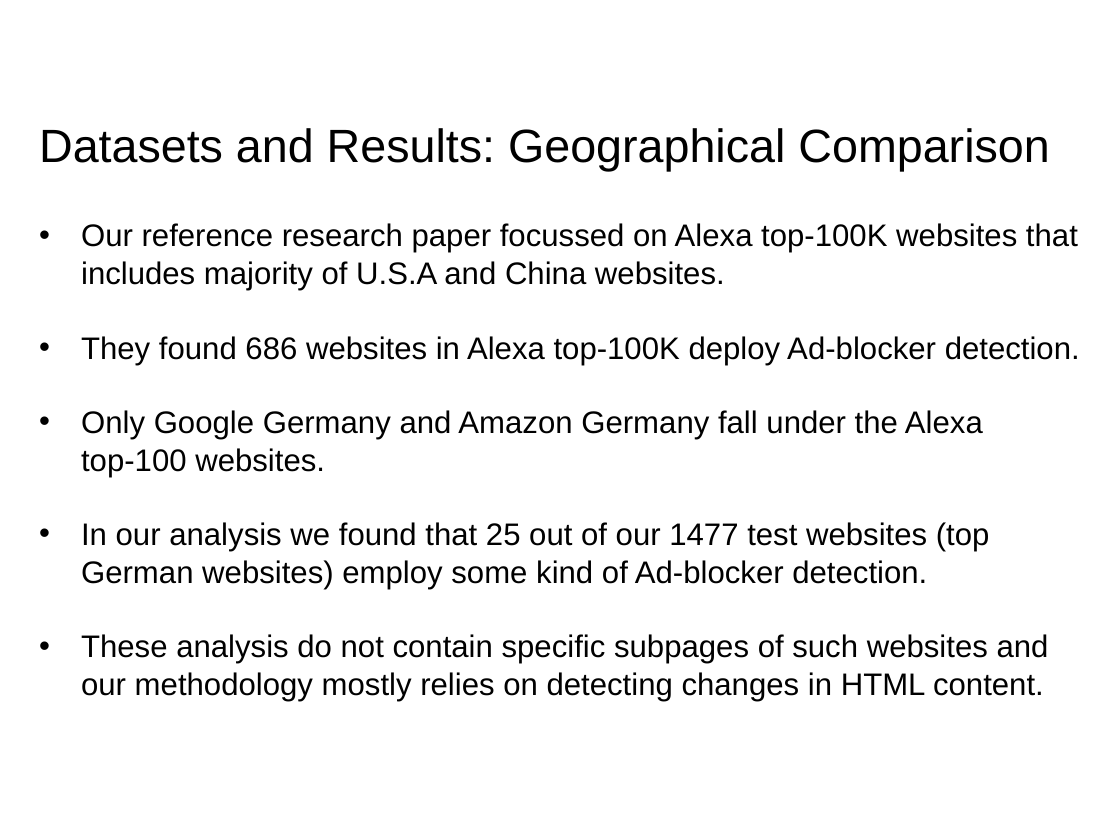
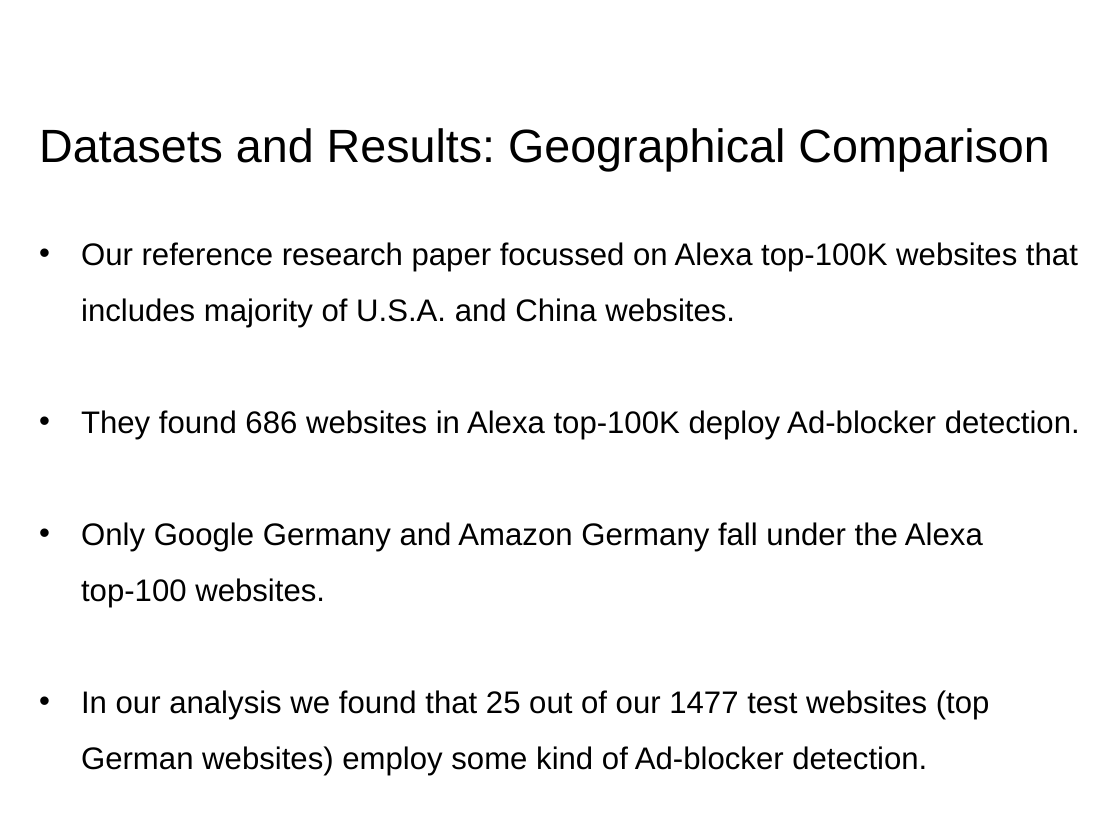
Before and after one commit to RohitPanda/seminar-blocking-adblockers, a slide deck: slide 17 of ppt/Seminar - Rohit & Rohit.pptx. Drawn at 1120x840 pixels with LibreOffice and Linux fonts; fonts in the diff are those of the drawing; background and template pictures are left out. Boxes give left, top, right and bottom in pixels: in the first picture for what was removed or moved away, otherwise in the second. Text is boxed around its words. In the diff, an @@ line names an element or a change of style, - is before the commit and + after.

```diff
--- a/ppt/Seminar - Rohit & Rohit.pptx
+++ b/ppt/Seminar - Rohit & Rohit.pptx
@@ text at [81, 242, 1078, 327]: text changed @@
-• Our reference research paper focussed on Alexa top-100K websites that includes majority of U.S.A and China websites.
+• Our reference research paper focussed on Alexa top-100K websites that includes majority of U.S.A. and China websites.
@@ text at [81, 410, 1080, 775]: line spacing 1 to 1.5 @@
@@ text at [81, 634, 1049, 701]: paragraph removed @@
-• These analysis do not contain specific subpages of such websites and our methodology mostly relies on detecting changes in HTML content.
```
Also in this commit, not shown: 9 other slides changed, 2 slides added, 1 slide removed, 2 other files.
